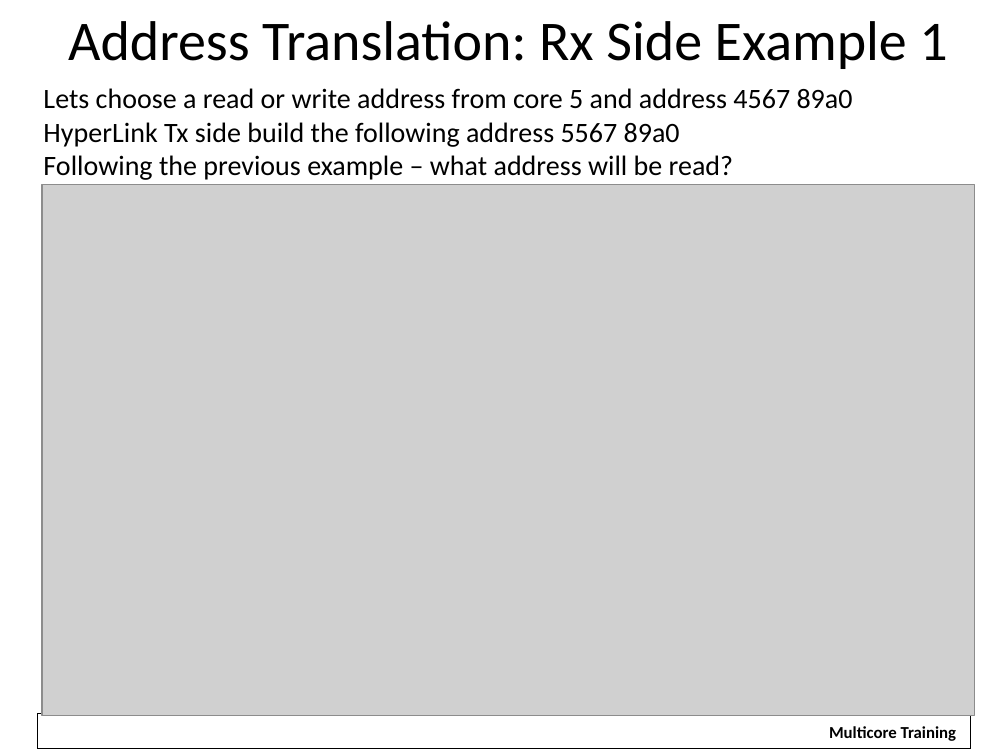
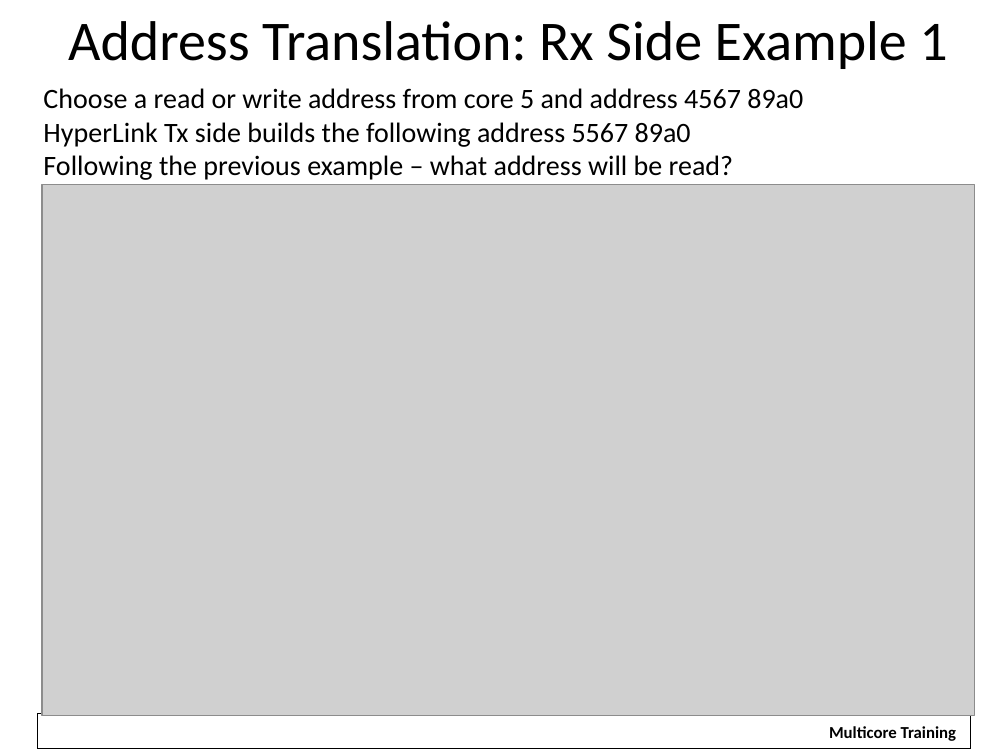
Before and after one commit to hari1989/keystone-workshop, a slide deck: slide 31 of slides/Intro to Hyperlink.pptx. Drawn at 1008x756 pixels with LibreOffice and Linux fonts; fonts in the diff are those of the drawing; grey boxes stand for pictures; background and template pictures are left out. Boxes give left, top, right and bottom in pixels: in the first picture for what was removed or moved away, otherwise in the second. Text is boxed around its words. In the diff, an @@ line names an element or a change of style, - is before the commit and + after.

```diff
--- a/slides/Intro to Hyperlink.pptx
+++ b/slides/Intro to Hyperlink.pptx
@@ text at box(43, 88, 803, 147): text changed @@
-Lets choose a read or write address from core 5 and address 4567 89a0
-HyperLink Tx side build the following address 5567 89a0
+Choose a read or write address from core 5 and address 4567 89a0
+HyperLink Tx side builds the following address 5567 89a0
```
Also in this commit, not shown: 5 other slides changed.
